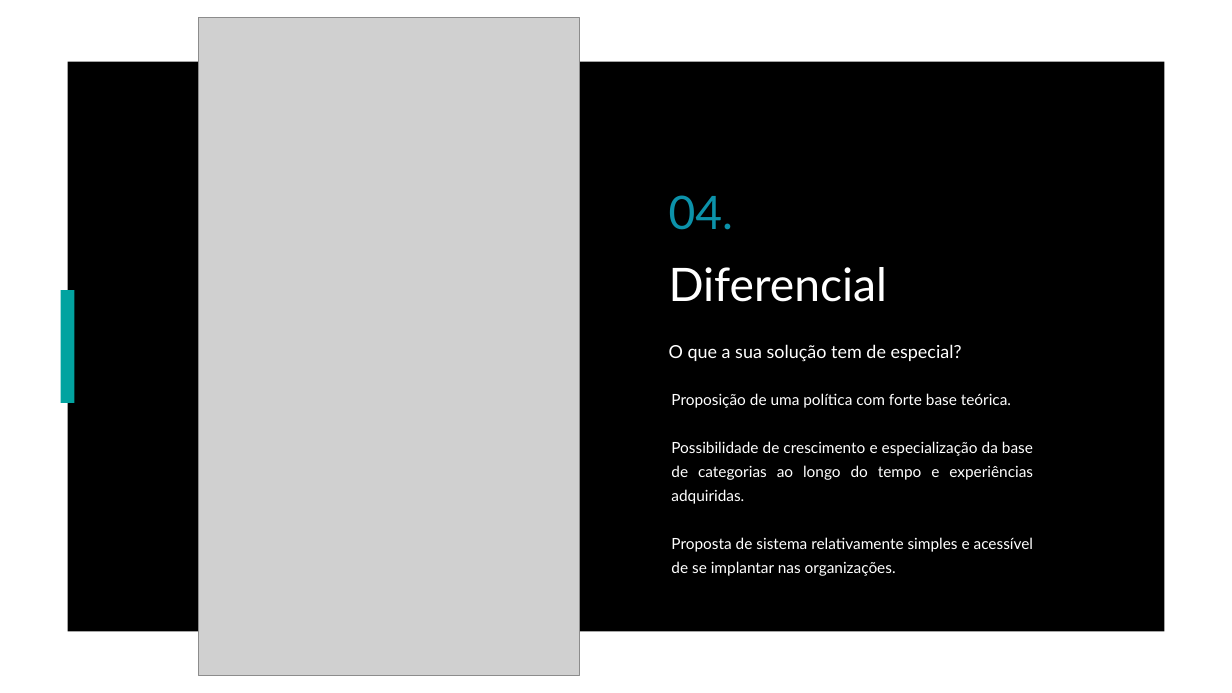
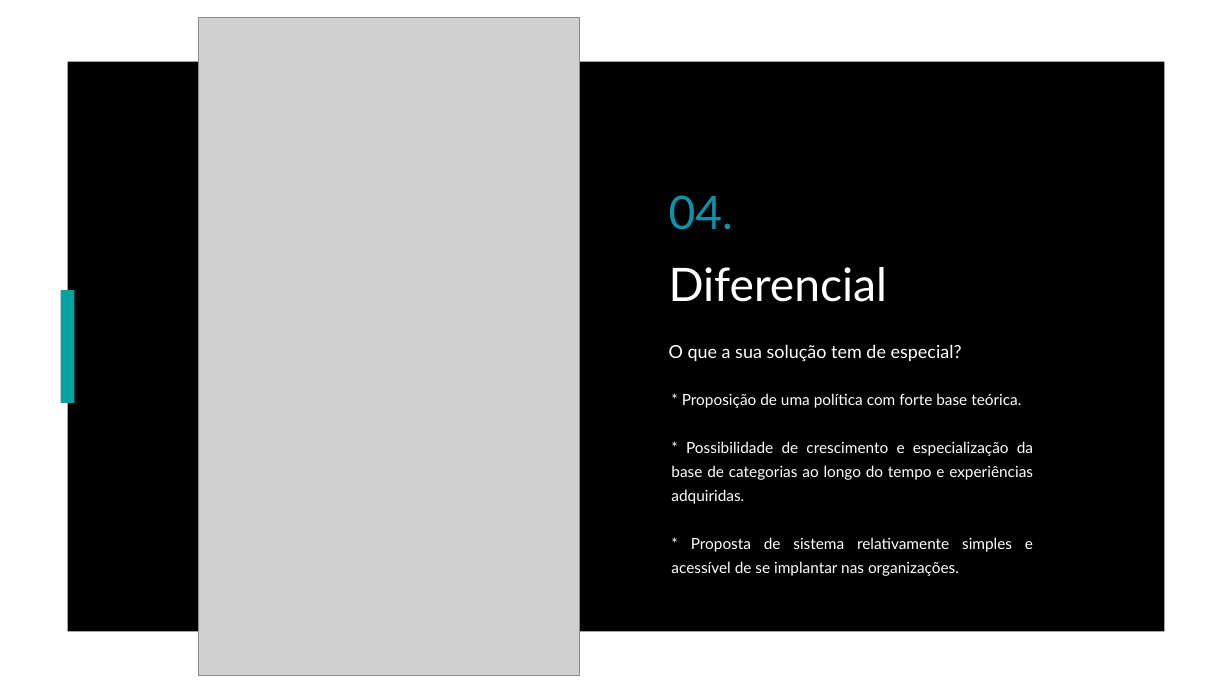
Before and after one commit to akademicmensch/igti-mba-cybersecurity, a slide deck: slide 6 of documents/Pitch.pptx. Drawn at 1232x693 pixels with LibreOffice and Linux fonts; fonts in the diff are those of the drawing; grey boxes stand for pictures. Boxes give left, top, right and bottom in pixels: in the first picture for what was removed or moved away, otherwise in the second. Text is boxed around its words. In the diff, an @@ line names an element or a change of style, - is before the commit and + after.

```diff
--- a/documents/Pitch.pptx
+++ b/documents/Pitch.pptx
@@ text at <box>671,393,1033,576</box>: text changed @@
-– Proposição de uma política com forte base teórica.
-– Possibilidade de crescimento e especialização da base de categorias ao longo do tempo e experiências adquiridas.
-– Proposta de sistema relativamente simples e acessível de se implantar nas organizações.
+– * Proposição de uma política com forte base teórica.
+– * Possibilidade de crescimento e especialização da base de categorias ao longo do tempo e experiências adquiridas.
+– * Proposta de sistema relativamente simples e acessível de se implantar nas organizações.
```
Also in this commit, not shown: 1 other slide changed.
